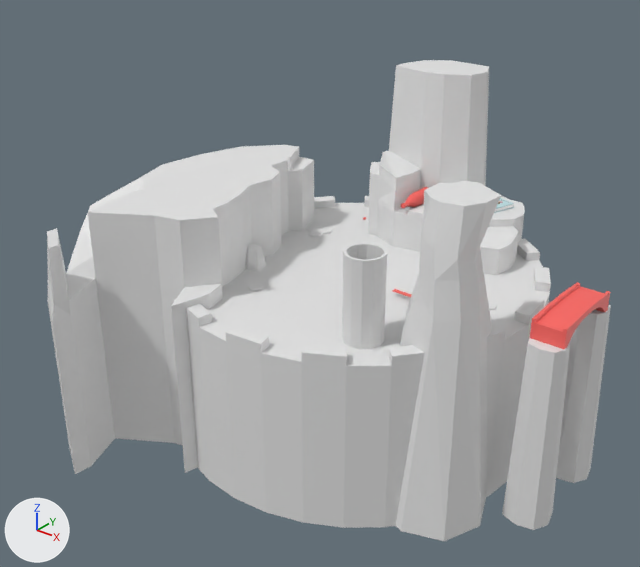
Two versions of the Blender file assets/level.blend, one commit apart.
Camera for both pictures: a 50 mm lens placed at (3.09, -4.25, 2.44), pointed at (0.02, -0.41, 0.05). Every picture has the same lights, and +X, +Y and +Z are marked at lower left.

Objects in the first picture: 'Bridge', 'Ground', 'Mountain A', 'Mountain B', 'Mountain C', 'Mountain D', 'Mountain E', 'Ruler', 'Tower'.
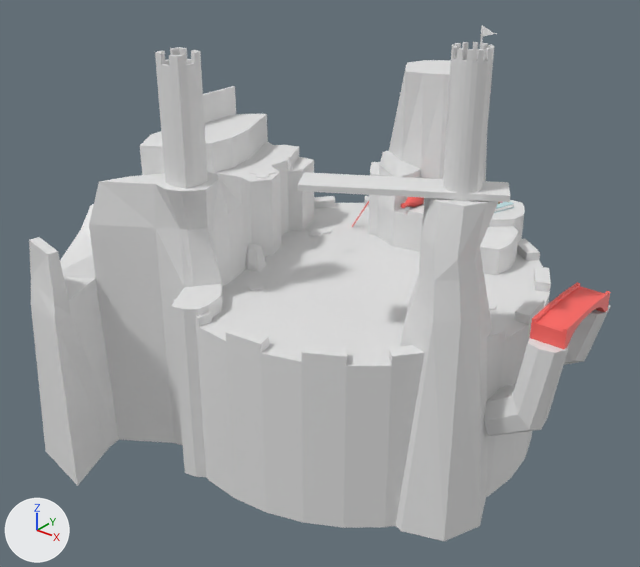
Location of each change, [x1, y1, x2, y2] in pixels of the pictures (640 x 567 px):
'Mountain B', reshaped (7% wider, 13% taller)
    before: [47, 145, 314, 474]
    after: [29, 114, 314, 486]
'Tower', reshaped, moved (17% wider, 34% taller)
    before: [342, 243, 387, 349]
    after: [155, 47, 208, 189]
'Mountain D', reshaped (26% wider, 49% shorter)
    before: [502, 338, 570, 530]
    after: [484, 338, 570, 436]
'Tower_round', added
    after: [443, 42, 494, 201]
'Mountain E', reshaped
    before: [556, 305, 611, 483]
    after: [564, 305, 611, 365]
'Wood', added
    after: [298, 172, 510, 202]
'House', added
    after: [203, 86, 236, 123]
'Flag', added
    after: [480, 26, 498, 49]
'Ruler', moved, turned
    before: [392, 289, 412, 297]
    after: [352, 201, 369, 227]
part 1 of me_cube_004, built on
    before: [389, 60, 489, 169]
    after: [377, 60, 451, 246]
part 2 of me_cube_005, built on
    before: [47, 145, 281, 474]
    after: [29, 114, 281, 486]
part 3 of me_cube_015, built on
    before: [502, 344, 570, 530]
    after: [484, 344, 569, 436]
part 4 of me_cube_016, built on
    before: [556, 307, 611, 483]
    after: [564, 312, 608, 365]

Patch to the scene script:
```diff
--- a/assets/level.blend.py
+++ b/assets/level.blend.py
@@ me_cube_004 @@
-me_cube_004.from_pydata(...)  # 171 vertices, 155 faces; spans x -0.89..0.31, y -0.28..0.61, z -1.19..1.03
+me_cube_004.from_pydata(...)  # 189 vertices, 172 faces; spans x -0.89..0.31, y -0.28..0.61, z -1.19..1.03
+# me_cube_004 part 1: 5 vertices moved from x -0.8..-0.36, y 0.15..0.35, z 1.03 to x -0.78..-0.33, y 0.12..0.4, z 1.03; 18 vertices added at x -0.68..-0.59, y -0.17..0.54, z -1.19..1.03
@@ me_cube_005 @@
-me_cube_005.from_pydata(...)  # 134 vertices, 132 faces; spans x -1.41..-0.35, y -1.69..0.51, z -1.19..0.43
+me_cube_005.from_pydata(...)  # 222 vertices, 220 faces; spans x -1.45..-0.25, y -1.74..0.51, z -1.2..0.64
+# me_cube_005 part 2: 44 vertices moved from x -1.37..-0.35, y -1.69..0.23, z -1.19..0.43 to x -1.45..-0.27, y -1.74..0.41, z -1.2..0.62; 1 vertex removed from x -1.24, y 0.23, z 0.43; 89 vertices added at x -1.45..-0.25, y -1.23..0.45, z -1.19..0.64
@@ me_cube_015 @@
-me_cube_015.from_pydata(...)  # 18 vertices, 16 faces; spans x -0.136..0.149, y -0.133..0.107, z -1.085..0.079
+me_cube_015.from_pydata(...)  # 26 vertices, 24 faces; spans x -0.287..0.115, y -0.133..0.107, z -0.623..0.079
+# me_cube_015 part 3
+# 9 vertices are removed from x -0.136..0.149, y -0.133..0.107, z -1.085
+# 12 faces are deleted
+# 17 vertices are added at x -0.287..0.034, y -0.133..0.107, z -0.623..-0.241
+# 20 new faces join them
@@ me_cube_016 @@
-me_cube_016.from_pydata(...)  # 18 vertices, 16 faces; spans x -0.136..0.149, y -0.133..0.107, z -1.088..0.079
+me_cube_016.from_pydata(...)  # 26 vertices, 24 faces; spans x -0.272..0.115, y -0.116..0.09, z -0.441..0.079
+# me_cube_016 part 4
+# 9 vertices are removed from x -0.136..0.149, y -0.133..0.107, z -1.088
+# 12 faces are deleted
+# 17 vertices are added at x -0.272..0.022, y -0.116..0.09, z -0.441..-0.106
+# 20 new faces join them
@@ me_cube_019 @@
+me_cube_019.from_pydata(...)  # 72 vertices, 72 faces; spans x -0.097..0.097, y -0.097..0.097, z -0.353..0.393
@@ ob_tower @@
-ob_tower = bpy.data.objects.new('Tower', me_cylinder_007)
-ob_tower.location = (0.115, -1.664, 0.029)
+ob_tower = bpy.data.objects.new('Tower', me_cube_019)
+ob_tower.location = (-0.579, -0.904, 1.07)
@@ ob_ruler @@
 ob_ruler = bpy.data.objects.new('Ruler', me_cube_012)
-ob_ruler.location = (0.533, -0.168, 0.033)
+ob_ruler.location = (-0.422, 0.596, 0.087)
+ob_ruler.rotation_euler = (0.0, -1.032, 0.625)  # degrees (0, -59, 36)
 ob_ruler.scale = (0.135, 0.015, 0.0015)
@@ ob_wood @@
+ob_wood = bpy.data.objects.new('Wood', me_cube_018)  # a box spanning x -0.535..0.535, y -0.1..0.1, z -0.017..0.017
+ob_wood.location = (0.717, -0.597, 0.89)
+ob_wood.rotation_euler = (0.0, 0.0, 0.524)  # degrees (0, 0, 30)
@@ ob_house @@
+ob_house = bpy.data.objects.new('House', me_cube_017)  # 16 vertices, 14 faces; spans x -0.1..0.1, y -0.1..0.586, z -0.1..0.1
+ob_house.location = (-1.264, -0.271, 0.834)
@@ ob_tower_round @@
+ob_tower_round = bpy.data.objects.new('Tower_round', me_cylinder_016)  # 144 vertices, 145 faces; spans x -0.1..0.1, y -0.1..0.1, z -0.348..0.401
+ob_tower_round.location = (0.978, -0.448, 1.211)
@@ ob_flag @@
+ob_flag = bpy.data.objects.new('Flag', me_cylinder_015)  # 30 vertices, 23 faces; spans x -0.008..0.113, y -0.008..0.008, z -0.154..0.154
+ob_flag.location = (0.195, 1.07, 1.267)
```
